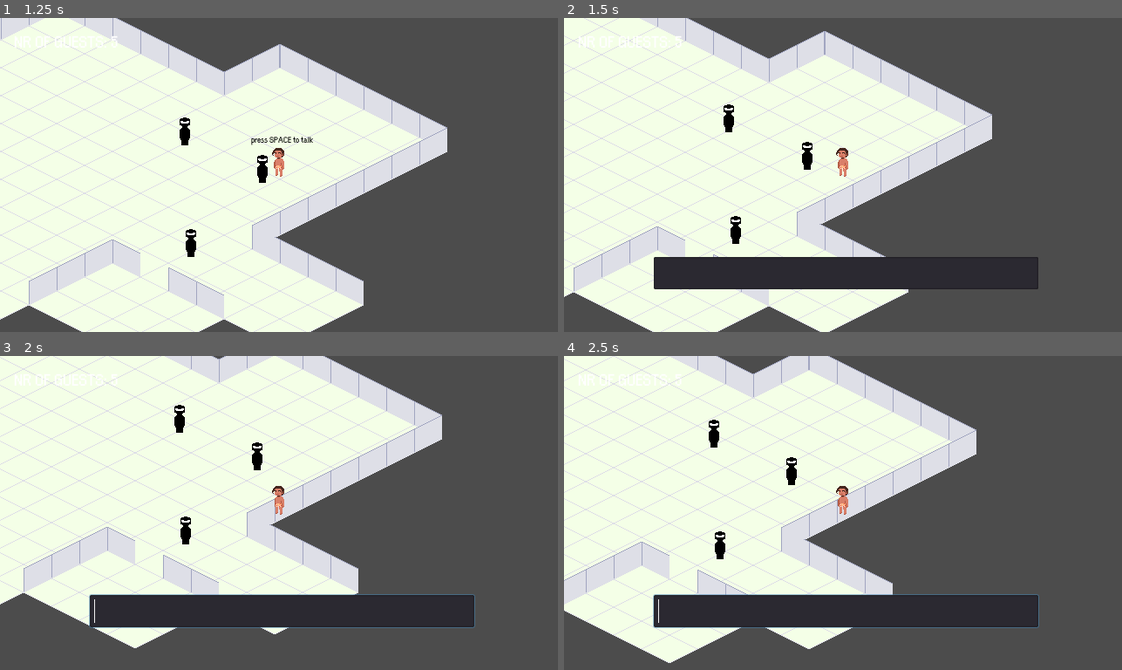
Above: before the commit, frames 1-4 (two rows, left to right).
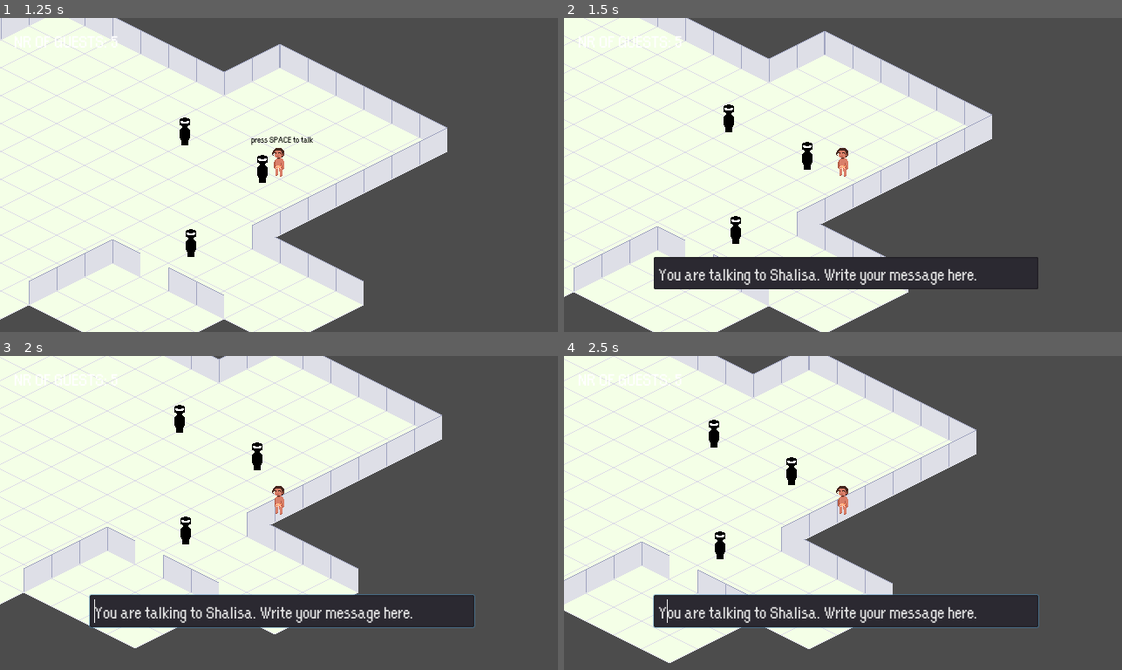
Above: after the commit, the same moments.

Repository: Boffl/language-game-prototype
Game: Godot game, scene res://Party.tscn
The game is run twice, just before and just after one commit, with the same random seed, the same clock (stepped at 60 frames per second) and the same inputs.
Inputs:
- Up to frame 1 (1.25 s): tap Enter (ui_accept) at 0.5, 0.77 s; hold Right (ui_right) from 0.53 s (still down)
- Up to frame 2 (1.5 s): tap Space at 1.25 s; release Right (ui_right) at 1.28 s; hold Down (ui_down) from 1.28 s (still down)
- Up to frame 3 (2 s): keep holding Down (ui_down); tap Enter (ui_accept) at 1.52 s
- Up to frame 4 (2.5 s): release Down (ui_down) at 2.03 s; hold Right (ui_right) from 2.03 s (still down)

Frame 1 is identical in both runs. In frame 2, 0.9% of the frame differs, in the area x 17-74%, y 79-85%; in frame 3, 0.9%; in frame 4, 1.0%, in the area x 16-74%, y 77-85%.

Commit message:
add initial text to the LineEdit

Diff:
--- a/ChatBox/ChatBox.gd
+++ b/ChatBox/ChatBox.gd
@@ -52,14 +52,14 @@
 
 func text_entered(text):
 
-	if text != '':
+	if text != '' and not text.ends_with("Write your message here."):
 		username = players['player']['name']
 		color = players['player']['color']
 		add_message(username, text, color) # add message to the chatlog
 		inputField.text = ''  # clear input field
 
 		# get the party guest, and the corresponding prompt
-		partyGuest = get_parent().get_parent().get_parent()
+
 		username = partyGuest.guest_name
 		color = players['bot']['color']
 
@@ -77,9 +77,13 @@
 
 		# add answer to the chat
 		add_message(username, answer, color)
+	else:
+		print("nope...")
 
 
 func _ready():
+	partyGuest = get_parent().get_parent().get_parent()
+	inputField.text = "You are talking to " + partyGuest.guest_name + ". Write your message here."
 	inputField.connect("text_entered", self, "text_entered")
 	$HTTPRequest.connect("request_completed", self, "_on_HTTPRequest_request_completed")
 
